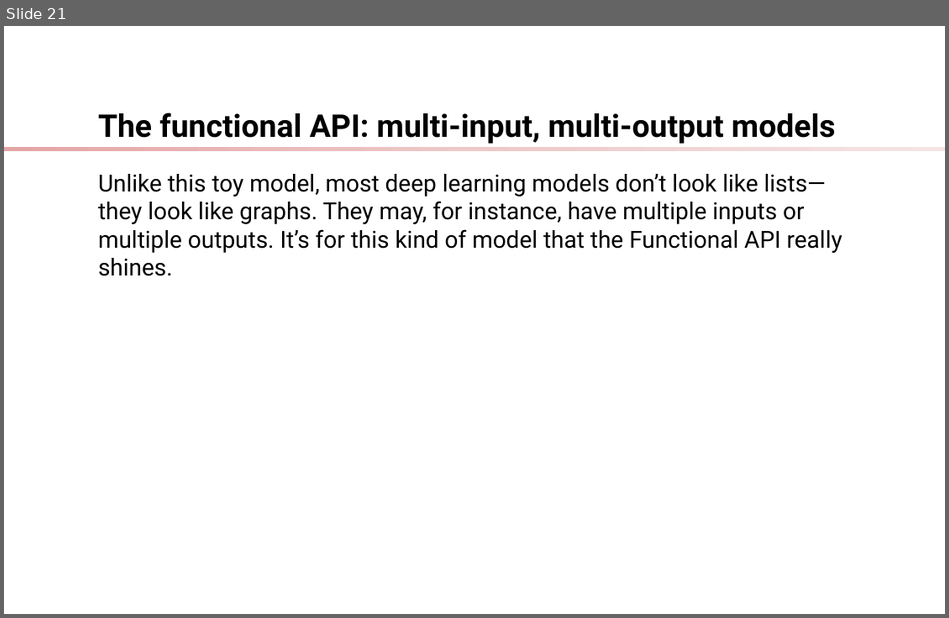
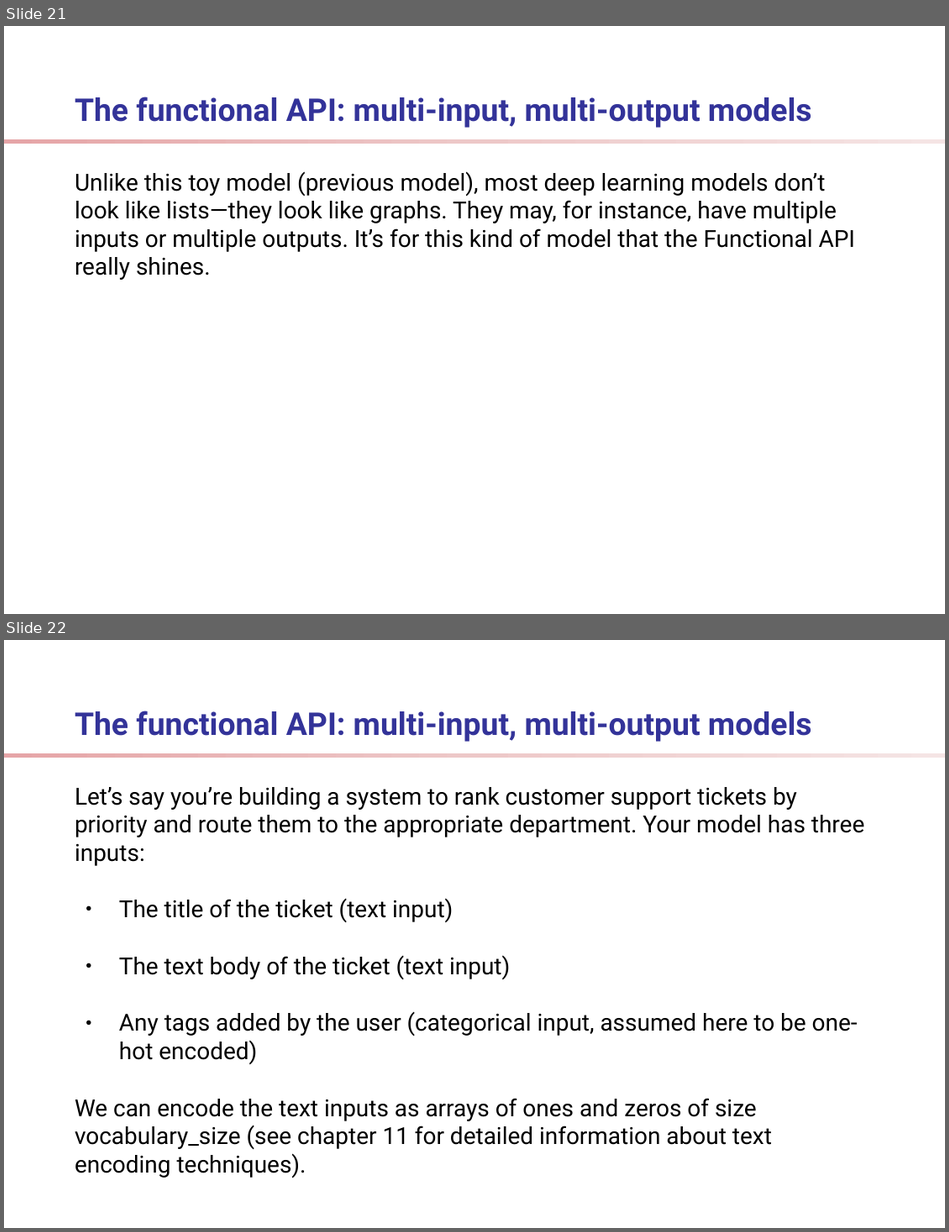
Before and after one commit to ShelpAm/learn-deep-learning, a slide deck: docs/presentation.odp. Shown one above the other, each under a label of ours: slide 21 before the commit, slides 21 and 22 after it. The pictures are 949x618 and 949x1232 pixels, drawn with LibreOffice and Linux fonts; fonts in the diff are those of the drawing; background and template pictures are left out. Boxes give left, top, right and bottom in pixels: in the first picture for what was removed or moved away, otherwise in the second. Text is boxed around its words. In the diff, an @@ line names an element or a change of style, - is before the commit and + after.

Commit message:
feat: chapter 7, partial

```diff
--- a/docs/presentation.odp
+++ b/docs/presentation.odp
@@ slide 22 added at (4,640,945,1228), background #FFFFFF; not listed: 1 template element that a slide beside it also shows @@
@@ title added at (75,711,812,742), 24 pt, text #333399, bold @@
+The functional API: multi-input, multi-output models
@@ text added at (75,787,864,1149), 18 pt, text #000000 @@
+Let’s say you’re building a system to rank customer support tickets by priority and route them to the appropriate department. Your model has three inputs:
+● The title of the ticket (text input)
+● The text body of the ticket (text input)
+● Any tags added by the user (categorical input, assumed here to be one-hot encoded)
+We can encode the text inputs as arrays of ones and zeros of size vocabulary_size (see chapter 11 for detailed information about text encoding techniques).
@@ slide 21 changed as well @@
@@ title "The functional API: multi-input, multi-output ...": place and size @@
-title "The functional API: multi-input, multi-output ..." at (98,113,836,144)
+title "The functional API: multi-input, multi-output ..." at (75,97,812,128)
@@ title "The functional API: multi-input, multi-output ..." at (75,97,812,128): text colour #000000 to #333399 @@
@@ rectangle: place and size @@
-rectangle at (4,147,945,151)
+rectangle at (4,140,945,144)
@@ text at (75,171,855,280): text changed @@
-Unlike this toy model, most deep learning models don’t look like lists—they look like graphs. They may, for instance, have multiple inputs or multiple outputs. It’s for this kind of model that the Functional API really shines.
+Unlike this toy model (previous model), most deep learning models don’t look like lists—they look like graphs. They may, for instance, have multiple inputs or multiple outputs. It’s for this kind of model that the Functional API really shines.
```
Also in this commit, not shown: 19 other slides changed, 5 other slides added, 5 other files.
